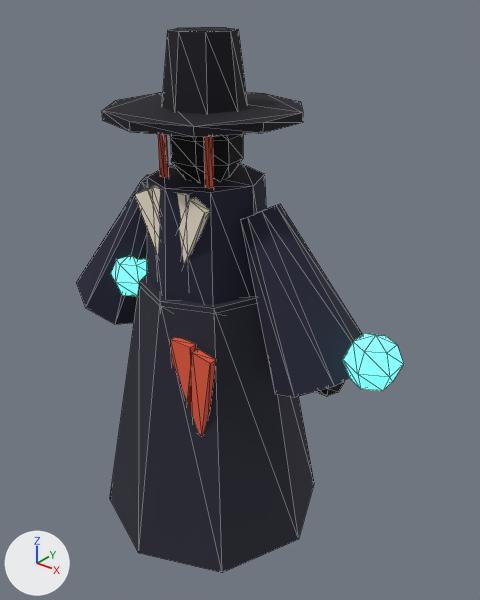
The glTF model assets3d/characters/hero_chasa.glb as it was, and as the next commit left it.
One viewpoint serves both versions: a camera (50 mm lens) standing at (1.476, -1.663, 2.086) and looking at (0.099, 0.058, 1.019). Every picture has the same lights, and +X, +Y and +Z are marked at lower left. The picture after the commit comes second. Mesh edges are drawn as thin lines. Vertices at exactly the same position are counted once.

In view in the first picture: 'hero_chasa'.
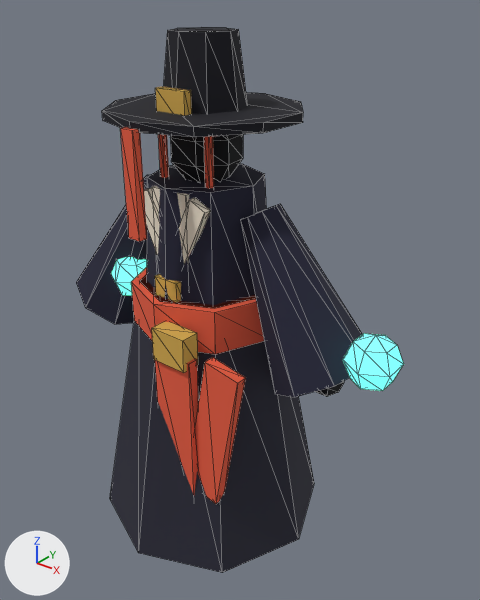
Boxes [x1, y1, x2, y2] around the edits, measured in the pictures (480 x 600 px; the box of a moved part takes in the faces that stretch with it):
part 1 of me_hero_chasa, added (red)
    after: [131, 267, 264, 354]
part 2 of me_hero_chasa, added (red)
    after: [155, 359, 199, 495]
part 3 of me_hero_chasa, moved or reshaped
    before: [188, 349, 216, 436]
    after: [195, 357, 246, 504]
part 4 of me_hero_chasa, added (red)
    after: [120, 127, 147, 241]
part 5 of me_hero_chasa, added (orange)
    after: [152, 322, 198, 373]
part 6 of me_hero_chasa, added (orange)
    after: [155, 274, 181, 302]
part 7 of me_hero_chasa, added (orange)
    after: [156, 87, 192, 115]
part 8 of me_hero_chasa, deleted (red)
    before: [170, 338, 196, 415]

The change in detail:
Material 'M_gold' (mat_m_gold) is new.
Its base color is (0.666, 0.405, 0.0738) (orange #d5ab4d).
Its roughness is 0.9.
me_hero_chasa is used by ob_hero_chasa; location (0.0, 0.0, 0.0).
me_hero_chasa had 312 vertices, 532 faces and spanned x -0.67..0.8, y -0.44..0.44, z 0.0..1.94.
me_hero_chasa now has 344 vertices, 580 faces and spans x -0.67..0.8, y -0.44..0.44, z 0.0..1.94.
me_hero_chasa part 1: a new loose piece, an 8-sided cylinder along z spanning x -0.28..0.28, y -0.28..0.28, z 0.94..1.1, in mat_m_red (red #e95c3f).
me_hero_chasa part 2: a new loose piece, a box spanning x 0.02..0.18, y -0.31..-0.27, z 0.25..0.95, in mat_m_red (red #e95c3f).
me_hero_chasa part 3: the loose piece of 8 vertices spanning x 0.11..0.23, y -0.26..-0.23, z 0.64..0.96 is scaled about its middle by (1.84, 1.33, 1.74), then moved by (0.08, -0.02, -0.12).
me_hero_chasa part 4: a new loose piece, a box spanning x -0.025..0.025, y -0.345..-0.315, z 1.35..1.69, in mat_m_red (red #e95c3f).
me_hero_chasa part 5: a new loose piece, a box spanning x 0.03..0.17, y -0.325..-0.255, z 0.92..1.04, in mat_m_gold (orange #d5ab4d).
me_hero_chasa part 6: a new loose piece, a box spanning x -0.05..0.05, y -0.22..-0.18, z 1.07..1.17, in mat_m_gold (orange #d5ab4d).
me_hero_chasa part 7: a new loose piece, a box spanning x -0.06..0.06, y -0.16..-0.13, z 1.66..1.78, in mat_m_gold (orange #d5ab4d).
me_hero_chasa part 8: the loose piece of 8 vertices spanning x 0.05..0.15, y -0.26..-0.23, z 0.58..0.98 is deleted.
Other edits to the shape of me_hero_chasa do not show in these pictures.
me_hero_chasa gains material mat_m_gold (orange #d5ab4d).
